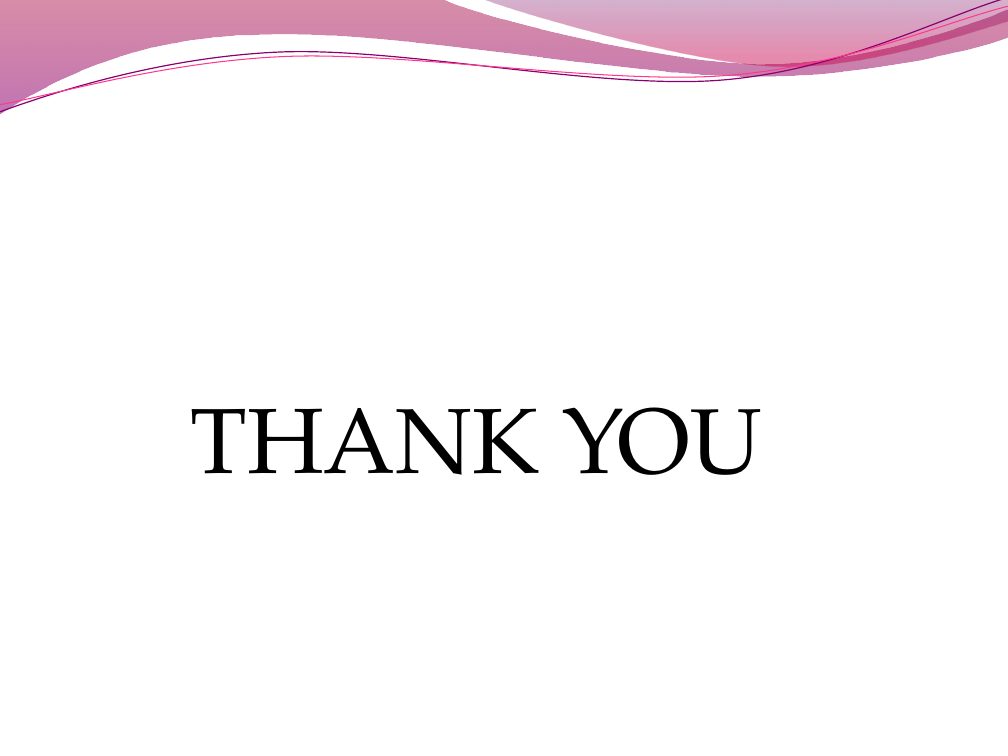
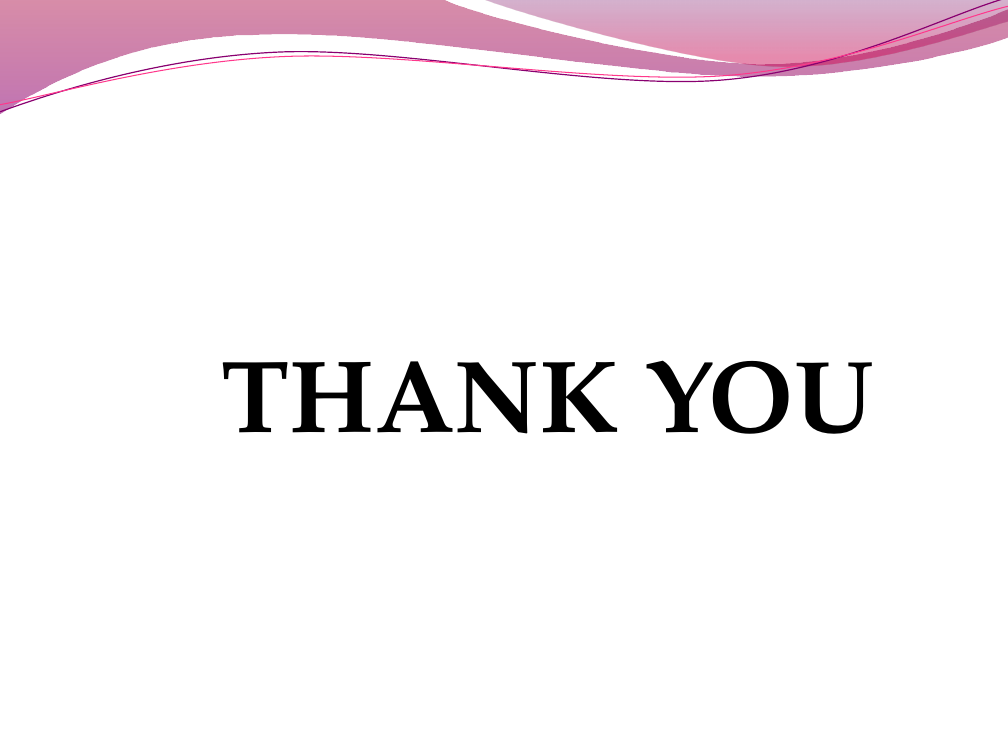
Before and after one commit to suryapraakash/bussiness-analyst, a slide deck: slide 20 of MYNTRA ANALYSIS.pptx. Drawn at 1008x756 pixels with LibreOffice and Linux fonts; fonts in the diff are those of the drawing; background and template pictures are left out. Boxes give left, top, right and bottom in pixels: in the first picture for what was removed or moved away, otherwise in the second. Text is boxed around its words. In the diff, an @@ line names an element or a change of style, - is before the commit and + after.

```diff
--- a/MYNTRA ANALYSIS.pptx
+++ b/MYNTRA ANALYSIS.pptx
@@ text "THANK YOU": place and size @@
-text "THANK YOU" at (190,407,763,475)
+text "THANK YOU" at (221,360,874,434)
@@ text "THANK YOU" at (221,360,874,434): size 66 to 73.1 pt, bold on; more space between paragraphs @@
```
Also in this commit, not shown: 3 other slides changed, 1 other file.
